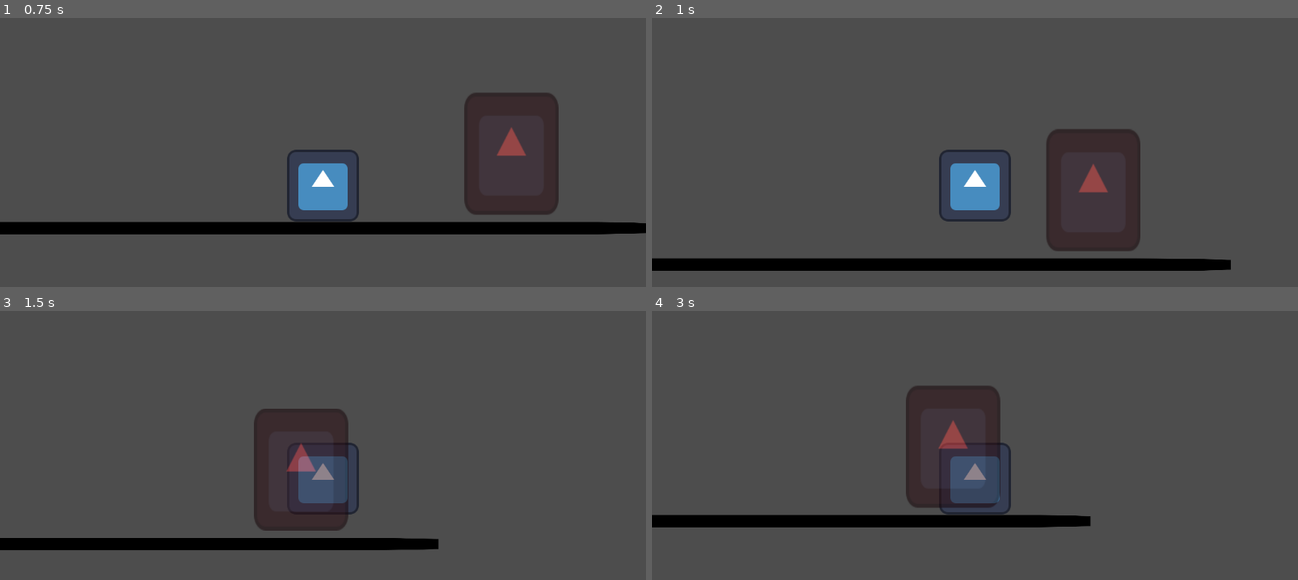
Above: before the commit, frames 1-4 (two rows, left to right).
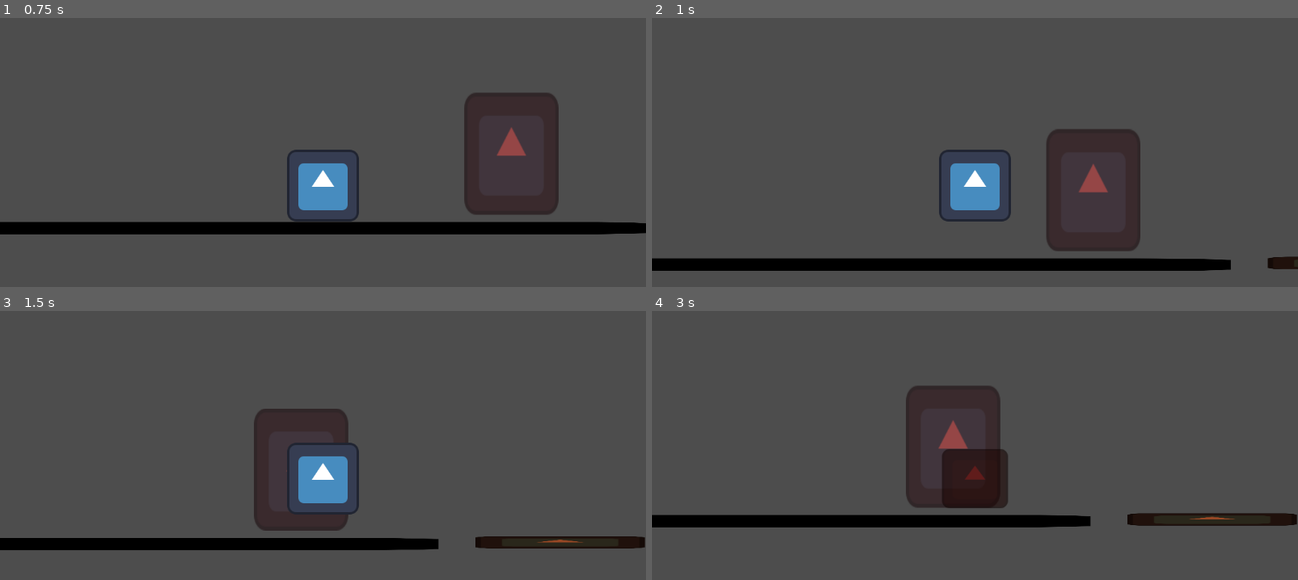
Above: after the commit, the same moments.

Repository: tkm3d1a/Piratesoftware_gamejam15
Game: Godot game, scene res://scenes/levels/proto_level.tscn
The game is run twice, just before and just after one commit, with the same random seed, the same clock (stepped at 60 frames per second) and the same inputs. Before the commit the project has no main scene; this scene is started directly in both runs. The engine's default icon, where the game draws it, is replaced by a stand-in: a white triangle on a blue panel in a dark square.
Inputs:
- Up to frame 1 (0.75 s): hold D (move_right) from 0.53 s (still down); hold Q (transform_earth) from 0.53 s (still down)
- Up to frame 2 (1 s): keep holding D (move_right); keep holding Q (transform_earth); tap Space (jump) at 0.77 s; tap S (transform_base, bound only after the commit) at 0.8 s
- Up to frame 3 (1.5 s): keep holding D (move_right); tap Space (jump) at 1.07 s; release Q (transform_earth) at 1.28 s; tap S (transform_base, bound only after the commit) at 1.35 s
- Up to frame 4 (3 s): tap Space (jump) at 1.52, 1.55, 1.82, 2.1 s; release D (move_right) at 2.03 s; hold A (move_left) 2.03-2.78 s; hold Q (transform_earth) 2.03-2.78 s; hold D (move_right) from 2.78 s (still down); tap Q (transform_earth) at 2.85 s

Frame 1 is identical in both runs. In frame 2, 0.2% of the frame differs, in the area x 95-100%, y 88-94%; in frame 3, 2.9%; in frame 4, 3.6%, in the area x 44-100%, y 48-80%.

Commit message:
Created platforms to sense player transform state

Diff:
--- a/project.godot
+++ b/project.godot
@@ -11,8 +11,13 @@
 [application]
 
 config/name="PirateSoftware_Gamejam15"
+run/main_scene="res://scenes/levels/proto_level.tscn"
 config/features=PackedStringArray("4.2", "GL Compatibility")
 config/icon="res://icon.svg"
+
+[display]
+
+window/size/always_on_top=true
 
 [input]
 
@@ -51,6 +56,11 @@
 "events": [Object(InputEventKey,"resource_local_to_scene":false,"resource_name":"","device":-1,"window_id":0,"alt_pressed":false,"shift_pressed":false,"ctrl_pressed":false,"meta_pressed":false,"pressed":false,"keycode":0,"physical_keycode":82,"key_label":0,"unicode":114,"echo":false,"script":null)
 ]
 }
+transform_base={
+"deadzone": 0.5,
+"events": [Object(InputEventKey,"resource_local_to_scene":false,"resource_name":"","device":-1,"window_id":0,"alt_pressed":false,"shift_pressed":false,"ctrl_pressed":false,"meta_pressed":false,"pressed":false,"keycode":0,"physical_keycode":83,"key_label":0,"unicode":115,"echo":false,"script":null)
+]
+}
 
 [rendering]
 
--- a/scenes/characters/player/player.gd
+++ b/scenes/characters/player/player.gd
@@ -3,9 +3,20 @@
 @export var speed = 300.0
 @export var jump_velocity = -400.0
 
+@export var current_transform_state: Transform_State = Transform_State.BASE
+
+@onready var anim_player_node: AnimationPlayer = get_node("AnimationPlayer")
+
 var can_transform: bool = false
+var gravity: int = ProjectSettings.get_setting("physics/2d/default_gravity")
 
-var gravity: int = ProjectSettings.get_setting("physics/2d/default_gravity")
+enum Transform_State {
+	BASE,
+	EARTH,
+	WATER,
+	WIND,
+	FIRE
+}
 
 func _ready() -> void:
 	speed = speed * 100
@@ -26,8 +37,12 @@
 	move_and_slide()
 
 func _input(event: InputEvent) -> void:
-	if can_transform and event.is_action_pressed("transform_earth"):
-		transform()
+	if can_transform:
+		if event.is_action_pressed("transform_earth"):
+			transform(Transform_State.EARTH)
+
+	if event.is_action_pressed("transform_base"):
+		transform(Transform_State.BASE)
 
 func entered_transform_area() -> void:
 	can_transform = true
@@ -35,5 +50,17 @@
 func exited_transform_area() -> void:
 	can_transform = false
 
-func transform() -> void:
-	print("Player transformed to earth")
+func transform(to_state: Transform_State) -> void:
+	if not to_state != current_transform_state:
+		return
+
+	match to_state:
+		Transform_State.EARTH:
+			print("Player transformed to earth")
+			anim_player_node.play("transform_earth")
+			can_transform = false
+		Transform_State.BASE:
+			print("Player transformed to base")
+			current_transform_state = Transform_State.BASE
+		_:
+			print("Default transform match case")
--- a/scenes/characters/player/player.tscn
+++ b/scenes/characters/player/player.tscn
@@ -1,10 +1,84 @@
-[gd_scene load_steps=4 format=3 uid="uid://bfhmbpbwqft06"]
+[gd_scene load_steps=13 format=3 uid="uid://bfhmbpbwqft06"]
 
 [ext_resource type="Script" path="res://scenes/characters/player/player.gd" id="1_mgxym"]
 [ext_resource type="Texture2D" uid="uid://veyyk5bw6mx3" path="res://icon.svg" id="1_w27jm"]
 
 [sub_resource type="RectangleShape2D" id="RectangleShape2D_7tmvi"]
 size = Vector2(130, 132)
+
+[sub_resource type="Animation" id="Animation_d36ww"]
+resource_name = "idle"
+
+[sub_resource type="Animation" id="Animation_u57uv"]
+resource_name = "move"
+
+[sub_resource type="Animation" id="Animation_d52k1"]
+resource_name = "jump"
+
+[sub_resource type="Animation" id="Animation_7eaxf"]
+resource_name = "fall"
+
+[sub_resource type="Animation" id="Animation_b2g7q"]
+resource_name = "transform_earth"
+length = 0.2
+step = 0.01
+tracks/0/type = "value"
+tracks/0/imported = false
+tracks/0/enabled = true
+tracks/0/path = NodePath("Sprite2D:scale")
+tracks/0/interp = 1
+tracks/0/loop_wrap = true
+tracks/0/keys = {
+"times": PackedFloat32Array(0, 0.05, 0.1, 0.2),
+"transitions": PackedFloat32Array(1, 1, 1, 1),
+"update": 0,
+"values": [Vector2(1, 1), Vector2(0.8, 1.2), Vector2(0.9, 0.8), Vector2(1, 1)]
+}
+tracks/1/type = "value"
+tracks/1/imported = false
+tracks/1/enabled = true
+tracks/1/path = NodePath("Sprite2D:modulate")
+tracks/1/interp = 2
+tracks/1/loop_wrap = true
+tracks/1/keys = {
+"times": PackedFloat32Array(0, 0.03, 0.14, 0.2),
+"transitions": PackedFloat32Array(1, 1, 1, 1),
+"update": 0,
+"values": [Color(1, 1, 1, 1), Color(0.584314, 0.231373, 0.027451, 0.647059), Color(0.584314, 0.231373, 0.027451, 0.647059), Color(1, 1, 1, 1)]
+}
+tracks/2/type = "value"
+tracks/2/imported = false
+tracks/2/enabled = true
+tracks/2/path = NodePath(".:current_transform_state")
+tracks/2/interp = 1
+tracks/2/loop_wrap = true
+tracks/2/keys = {
+"times": PackedFloat32Array(0.1),
+"transitions": PackedFloat32Array(1),
+"update": 1,
+"values": [1]
+}
+
+[sub_resource type="Animation" id="Animation_2j10c"]
+resource_name = "transform_wind"
+
+[sub_resource type="Animation" id="Animation_wxk1e"]
+resource_name = "transform_water"
+
+[sub_resource type="Animation" id="Animation_wrqnc"]
+resource_name = "transform_fire"
+
+[sub_resource type="AnimationLibrary" id="AnimationLibrary_e66e3"]
+_data = {
+"fall": SubResource("Animation_7eaxf"),
+"idle": SubResource("Animation_d36ww"),
+"jump": SubResource("Animation_d52k1"),
+"move": SubResource("Animation_u57uv"),
+"transform_earth": SubResource("Animation_b2g7q"),
+"transform_fire": SubResource("Animation_wrqnc"),
+"transform_water": SubResource("Animation_wxk1e"),
+"transform_wind": SubResource("Animation_2j10c")
+}
 
 [node name="Player" type="CharacterBody2D" groups=["player"]]
 script = ExtResource("1_mgxym")
@@ -16,6 +90,9 @@
 shape = SubResource("RectangleShape2D_7tmvi")
 
 [node name="AnimationPlayer" type="AnimationPlayer" parent="."]
+libraries = {
+"": SubResource("AnimationLibrary_e66e3")
+}
 
 [node name="StateMachine" type="Node" parent="."]
 
--- /dev/null
+++ b/scenes/levels/components/base_earth_platform.gd
@@ -0,0 +1,12 @@
+class_name EarthPlatform extends StaticBody2D
+
+func _ready() -> void:
+	$DetectionArea.connect("body_entered", _on_detection_area_entered)
+
+func _on_detection_area_entered(body: Node2D) -> void:
+	if body is Player:
+		if body.current_transform_state == body.Transform_State.EARTH:
+			$PlatformBody.set_deferred("disabled", false)
+		else:
+			$PlatformBody.set_deferred("disabled", true)
+			print("Player is not earth transformed")
--- /dev/null
+++ b/scenes/levels/components/base_earth_platform.tscn
@@ -0,0 +1,29 @@
+[gd_scene load_steps=5 format=3 uid="uid://4amh0k71bqsn"]
+
+[ext_resource type="Script" path="res://scenes/levels/components/base_earth_platform.gd" id="1_flnjw"]
+[ext_resource type="Texture2D" uid="uid://veyyk5bw6mx3" path="res://icon.svg" id="1_huvac"]
+
+[sub_resource type="RectangleShape2D" id="RectangleShape2D_0ldnw"]
+size = Vector2(302, 22)
+
+[sub_resource type="CapsuleShape2D" id="CapsuleShape2D_s3dem"]
+radius = 38.0
+height = 314.0
+
+[node name="BaseEarthPlatform" type="StaticBody2D"]
+script = ExtResource("1_flnjw")
+
+[node name="Sprite2D" type="Sprite2D" parent="."]
+self_modulate = Color(0.596155, 0.282485, 0.144367, 1)
+scale = Vector2(2.35938, 0.171875)
+texture = ExtResource("1_huvac")
+
+[node name="PlatformBody" type="CollisionShape2D" parent="."]
+shape = SubResource("RectangleShape2D_0ldnw")
+
+[node name="DetectionArea" type="Area2D" parent="."]
+
+[node name="CollisionShape2D" type="CollisionShape2D" parent="DetectionArea"]
+rotation = -1.5708
+shape = SubResource("CapsuleShape2D_s3dem")
+debug_color = Color(0.587684, 0.547972, 0.072196, 0.42)
--- a/scenes/levels/components/base_transform_zone.gd
+++ b/scenes/levels/components/base_transform_zone.gd
@@ -5,7 +5,6 @@
 signal player_can_transform
 signal player_cannot_transform
 
-# Called when the node enters the scene tree for the first time.
 func _ready() -> void:
 	self.connect("body_entered", _on_area_entered)
 	self.connect("body_exited", _on_area_exited)
@@ -13,9 +12,11 @@
 func _on_area_entered(body: Node2D) -> void:
 	if body is Player:
 		print("Player entered transform area")
+		# $ActivationArea.set_deferred("disabled", true)
 		emit_signal("player_can_transform")
 
 func _on_area_exited(body: Node2D) -> void:
 	if body is Player:
 		print("Player exited transform area")
+		# $ActivationArea.set_deferred("disabled", false)
 		emit_signal("player_cannot_transform")
--- a/scenes/levels/proto_level.tscn
+++ b/scenes/levels/proto_level.tscn
@@ -1,19 +1,26 @@
-[gd_scene load_steps=5 format=3 uid="uid://dtiioehkjwx5p"]
+[gd_scene load_steps=6 format=3 uid="uid://dtiioehkjwx5p"]
 
 [ext_resource type="PackedScene" uid="uid://bfhmbpbwqft06" path="res://scenes/characters/player/player.tscn" id="1_oy1e0"]
 [ext_resource type="Script" path="res://scenes/levels/proto_level.gd" id="1_ym05u"]
 [ext_resource type="PackedScene" uid="uid://fpeeadb06efm" path="res://scenes/levels/components/base_platform.tscn" id="2_gad7o"]
 [ext_resource type="PackedScene" uid="uid://c0b031r72swqv" path="res://scenes/levels/components/base_transform_zone.tscn" id="3_7gadf"]
+[ext_resource type="PackedScene" uid="uid://4amh0k71bqsn" path="res://scenes/levels/components/base_earth_platform.tscn" id="5_h6ngu"]
 
 [node name="ProtoLevel" type="Node2D" node_paths=PackedStringArray("transform_areas")]
 script = ExtResource("1_ym05u")
 transform_areas = [NodePath("BaseTransformZone")]
 
-[node name="Player" parent="." instance=ExtResource("1_oy1e0")]
-position = Vector2(561, 469)
-
 [node name="BasePlatform" parent="." instance=ExtResource("2_gad7o")]
 position = Vector2(563, 621)
 
+[node name="BaseEarthPlatform" parent="." instance=ExtResource("5_h6ngu")]
+position = Vector2(1459, 618)
+
+[node name="BaseEarthPlatform2" parent="." instance=ExtResource("5_h6ngu")]
+position = Vector2(1833, 494)
+
 [node name="BaseTransformZone" parent="." instance=ExtResource("3_7gadf")]
 position = Vector2(997, 488)
+
+[node name="Player" parent="." instance=ExtResource("1_oy1e0")]
+position = Vector2(561, 469)
